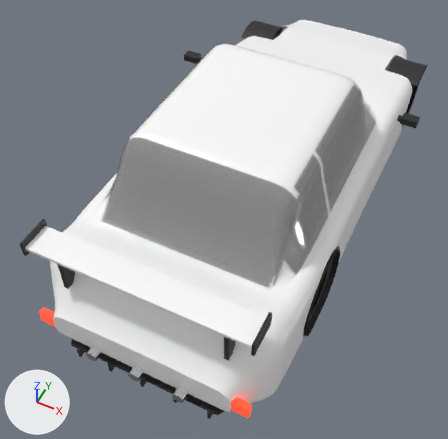
The glTF model public/models/cars/hakone_type_r.glb: old version first, new version second.
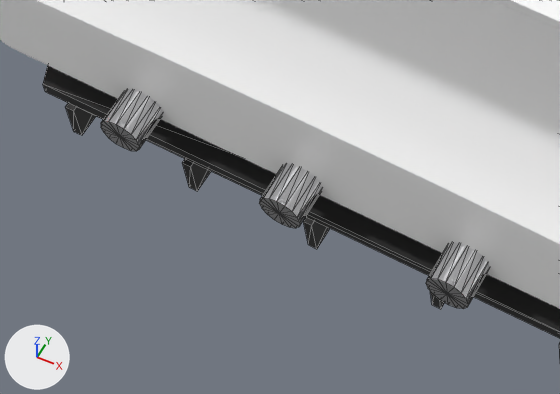
The first picture shows the older version from a 50 mm camera at (1.53, -4.22, 4.34) aimed at (-0.12, -0.93, 0.22). The close-ups show the older and then the newer version on the part from 13% to 46% of the width and 73% to 97% of the height of that picture. Only the edits that show in the close-ups are written down. Arrows for +X, +Y and +Z are at lower left; the lights stay in place. The close-ups show mesh edges as thin lines. Where no turn or scale is listed for an object, it has been applied to the vertices. Vertices at exactly the same position are counted once.

The first close-up shows 'Body', 'Chrome', 'Trim'.
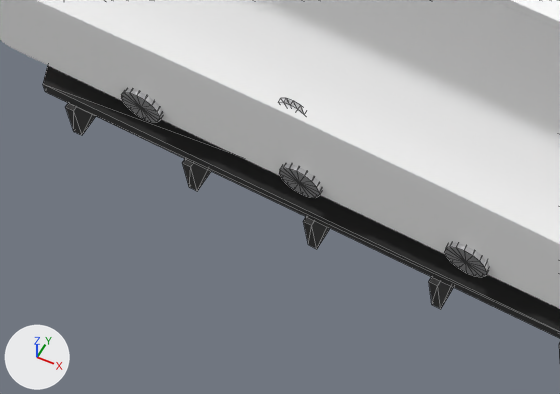
Changed parts and their boxes [x1, y1, x2, y2] in the close-ups (560 x 394 px; the box of a moved part takes in the faces that stretch with it):
'Chrome', reshaped, moved: before [101, 89, 489, 309]; after [121, 89, 489, 277]
part 1 of me_exhaust_0, moved or reshaped (not visible before): after [278, 99, 304, 114]

What changed in the scene script:
```text
Change me_exhaust_0:
    used by ob_chrome; location = (-0.362, -2.566, 0.28)
    remove me_exhaust_0.from_pydata(...)  # 170 vertices, 320 faces; spans x -0.05..0.77, y -0.05..4.59, z -0.05..0.21
    add me_exhaust_0.from_pydata(...)  # 170 vertices, 320 faces; spans x -0.05..0.77, y -0.05..4.51, z -0.05..0.26
    me_exhaust_0 part 1: the loose piece of 34 vertices spanning x 0.31..0.41, y 0.03..0.04, z 0.1..0.2 is scaled about its middle by (0.8, 1, 0.8), then moved by (0.0, -0.06, 0.07)
    other edits to the shape of me_exhaust_0 do not show in these pictures
Change ob_chrome:
    ob_chrome.location: (-0.362, -2.566, 0.28) -> (-0.362, -2.496, 0.28)
```
